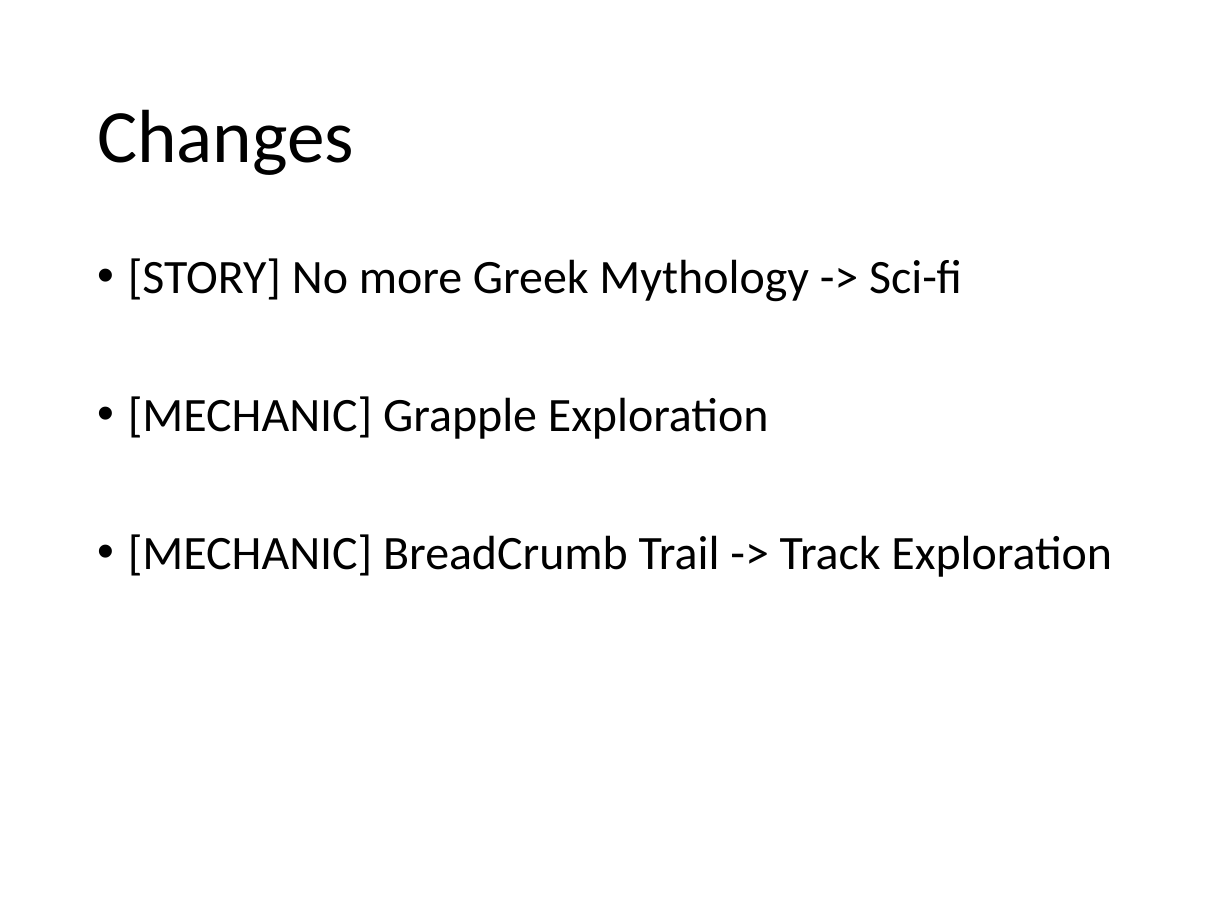
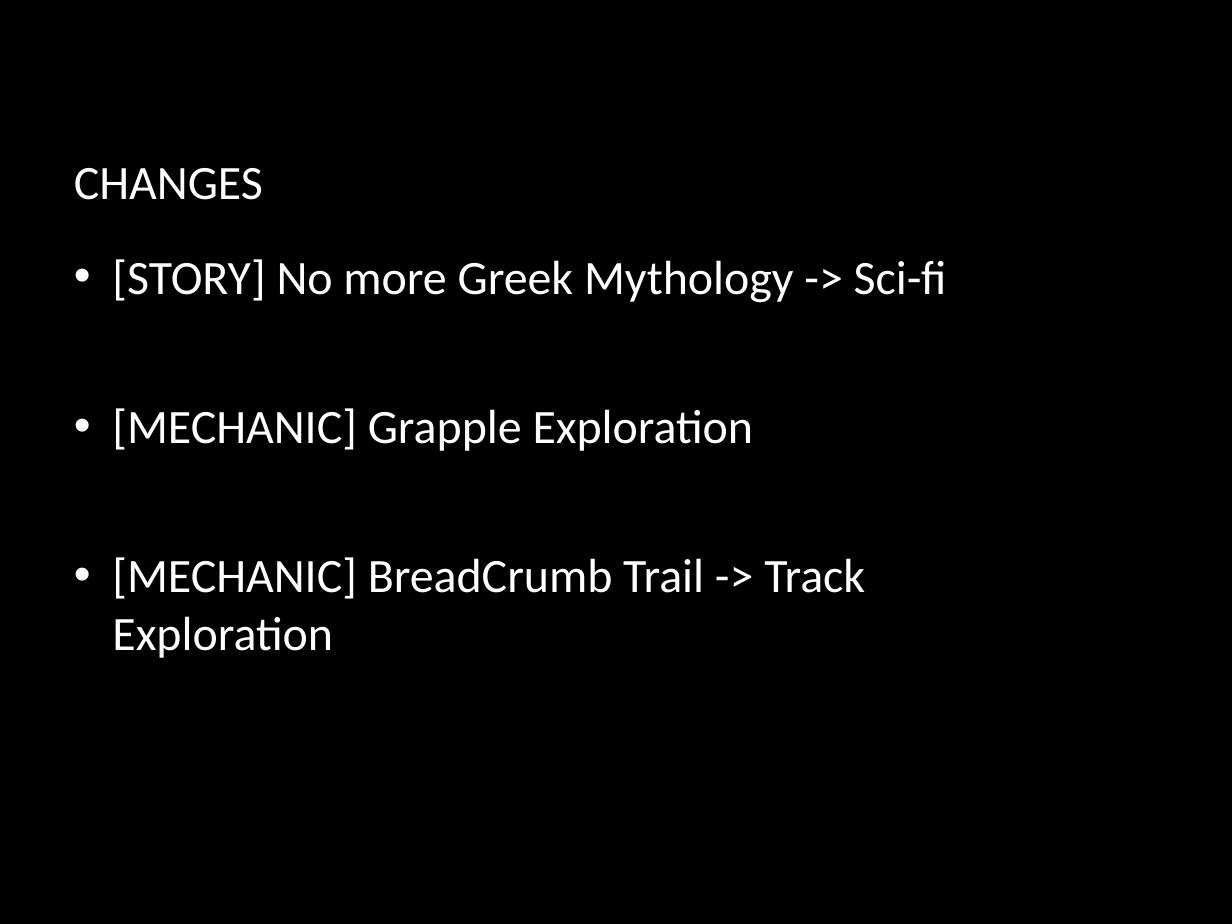
Before and after one commit to provencher/TalosOrigins, a slide deck: slide 2 of Documentation/TalosOriginsProgree.pptx. Drawn at 1232x924 pixels with LibreOffice and Linux fonts; fonts in the diff are those of the drawing; background and template pictures are left out. Boxes give left, top, right and bottom in pixels: in the first picture for what was removed or moved away, otherwise in the second. Text is boxed around its words. In the diff, an @@ line names an element or a change of style, - is before the commit and + after.

Commit message:
Added powerpoint theme

```diff
--- a/Documentation/TalosOriginsProgree.pptx
+++ b/Documentation/TalosOriginsProgree.pptx
@@ background #FFFFFF to picture (left out) @@
@@ title at <box>74,168,263,200</box>: text changed; size 44 to 28 pt; text colour #000000 to #FFFFFF @@
-Changes
+CHANGES
@@ text "[STORY] No more Greek Mythology ...": place and size @@
-text "[STORY] No more Greek Mythology ..." at <box>128,258,1112,577</box>
+text "[STORY] No more Greek Mythology ..." at <box>112,259,947,658</box>
@@ text "[STORY] No more Greek Mythology ..." at <box>112,259,947,658</box>: text colour #000000 to #FFFFFF; indent changed; line spacing 0.9 to 1; vertical alignment top to middle @@
```
Also in this commit, not shown: 3 other slides changed.
